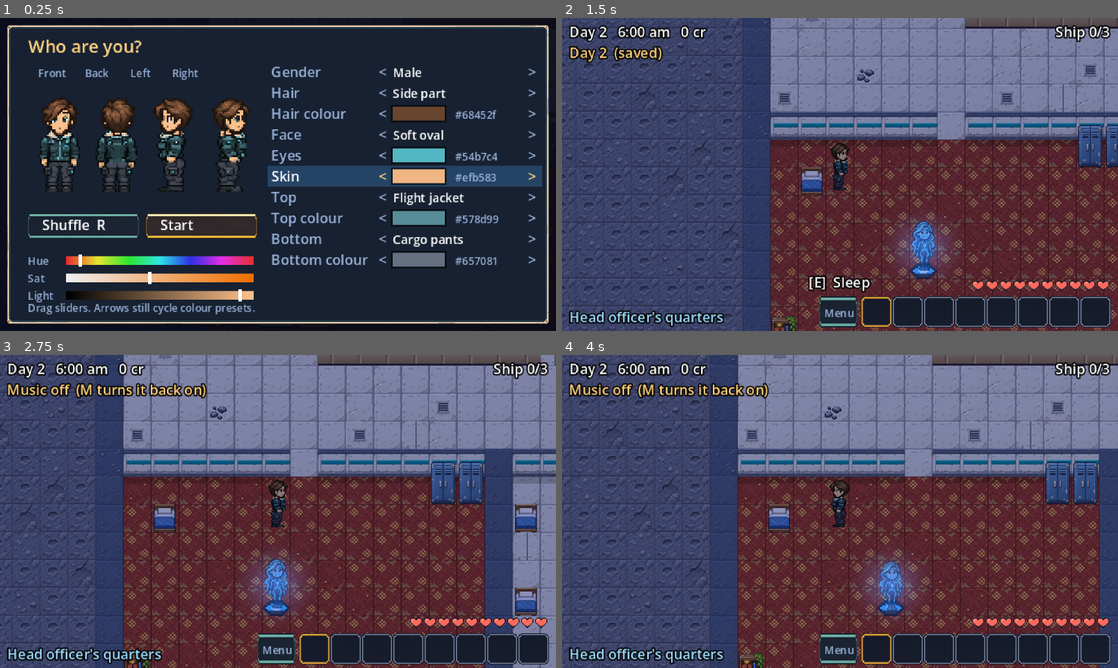
Above: before the commit, frames 1-4 (two rows, left to right).
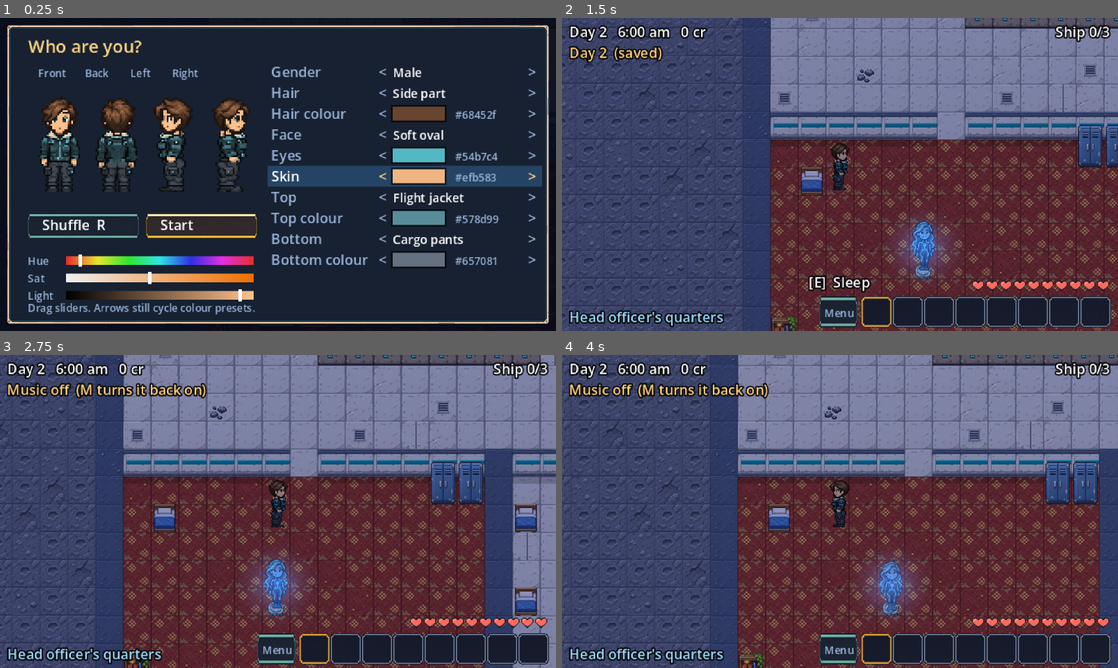
Above: after the commit, the same moments.

Repository: Antrisa/Project-Deneb
Game: Godot game, scene res://main.tscn
The game is run twice, just before and just after one commit, with the same random seed, the same clock (stepped at 60 frames per second) and the same inputs. Sound files missing from this copy of the repository are replaced by a short silence.
Inputs (mouse positions are in pixels of both pictures, inside the frame that each line leads up to):
- Up to frame 1 (0.25 s): no input
- Up to frame 2 (1.5 s): tap Enter at 0.5 s; move the mouse to (962, 158) at 0.52 s; hold D (move_right) 0.53-1.25 s; hold Space (use) 0.53-1.25 s; click (962, 158) at 0.67 s; drag from (728, 190) to (812, 237) at 1.27 s
- Up to frame 3 (2.75 s): tap Space (use) at 2, 2.3 s; move the mouse to (333, 442) at 2.02 s; hold D (move_right) from 2.03 s (still down); hold M (music) from 2.03 s (still down)
- Up to frame 4 (4 s): release D (move_right) at 2.75 s; release M (music) at 2.75 s; drag from (812, 574) to (673, 464) at 2.77 s; move the mouse to (1006, 558) at 3.52 s; hold A (move_left) from 3.53 s (still down); hold Space (use) from 3.53 s (still down); tap R at 3.6 s

The runs differ from the first frame. In frame 2, 0.4% of the frame differs, in the area x 62-100%, y 0-84%; in frame 3, 0.5%, in the area x 47-98%, y 0-84%; in frame 4, 0.4%.

Commit message:
Art update v1: 22 tiles, medpack icon, action sheets for the original residents, enemies, weapons, wreck
- All 22 placeholder tile slots replaced (furniture, doors, shop fronts,
  roof, moon surface, landing pad, dry pond, airlock)
- Action sheets for the nine original residents
- Double-size enemies, slash and weapons, scaled by the game
- The generator no longer overrides the couch and counter, and puts wall
  or floor under see-through door tiles

Co-Authored-By: Claude Fable 5.2 <noreply@anthropic.com>
Claude-Session: https://claude.ai/code/session_013NFuzCtsXhGx4vnyseTSue

Diff:
--- a/scripts/enemy.gd
+++ b/scripts/enemy.gd
@@ -32,7 +32,10 @@
 	texture = load(_info["art"])
 	hframes = 2
 	centered = false
-	offset = Vector2(-8, -14)
+	# The sheet can be drawn at any size: a frame is always 16 wide in the world.
+	var k: float = 16.0 / (texture.get_width() / 2.0)
+	scale = Vector2(k, k)
+	offset = Vector2(-8, -14) / k
 	reset()
 
 
--- a/scripts/player.gd
+++ b/scripts/player.gd
@@ -61,6 +61,7 @@
 	_slash = Sprite2D.new()
 	_slash.texture = load("res://art/slash.png")
 	_slash.hframes = 2
+	_slash.scale = Vector2.ONE * (16.0 / _slash.texture.get_height())     # any size; shown 16 high
 	_slash.visible = false
 	add_child(_slash)
 
@@ -191,7 +192,10 @@
 	_attack_dir = facing()
 	_attack_time = ATTACK_LEN
 	_weapon.texture = _spear_tex if kind == "spear" else _sword_tex
-	_weapon.offset = Vector2(-3, -3.5) if kind == "spear" else Vector2(-2, -4.5)
+	# Weapon art can be any size: the spear is shown 7 high in the world, the sword 9.
+	var weapon_scale: float = (7.0 if kind == "spear" else 9.0) / _weapon.texture.get_height()
+	_weapon.scale = Vector2(weapon_scale, weapon_scale)
+	_weapon.offset = (Vector2(-3, -3.5) if kind == "spear" else Vector2(-2, -4.5)) / weapon_scale
 	_weapon.flip_v = _attack_dir.x < 0.0
 	_weapon.visible = true
 	_behind(_weapon, _dir == 1)
Binary file changed: art/enemy_bug.png
Binary file changed: art/enemy_lizard.png
Not shown, changed: art/hand_edited.txt
Binary file changed: art/items.png
Binary file added: art/npc_bram_act.png
Binary file added: art/npc_evarra_act.png
Binary file added: art/npc_freya_act.png
Binary file added: art/npc_jasper_act.png
Binary file added: art/npc_job_act.png
Binary file added: art/npc_tarbesh_act.png
Binary file added: art/npc_tikka_act.png
Binary file added: art/npc_vzzket_act.png
(and 6 more such lines)
